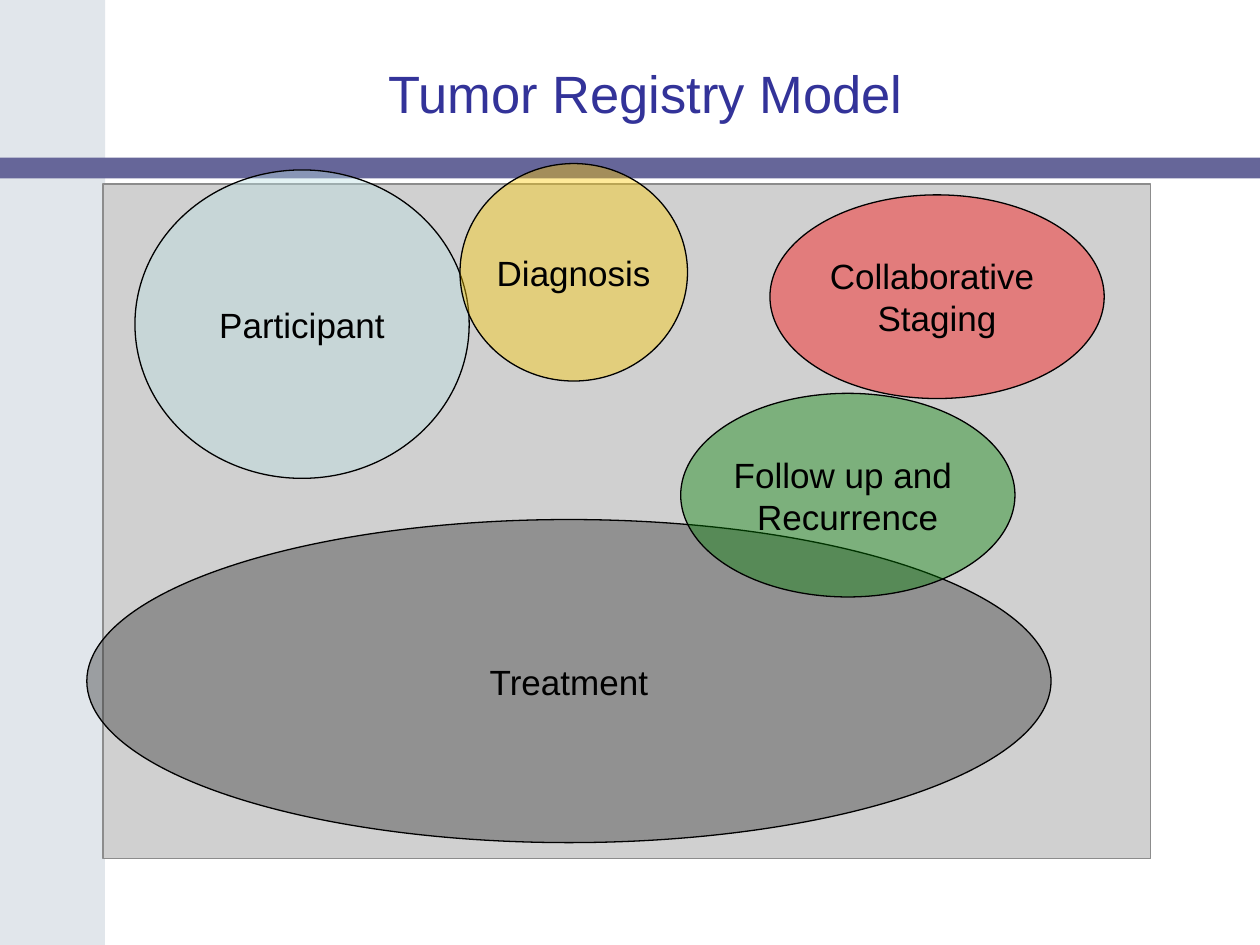
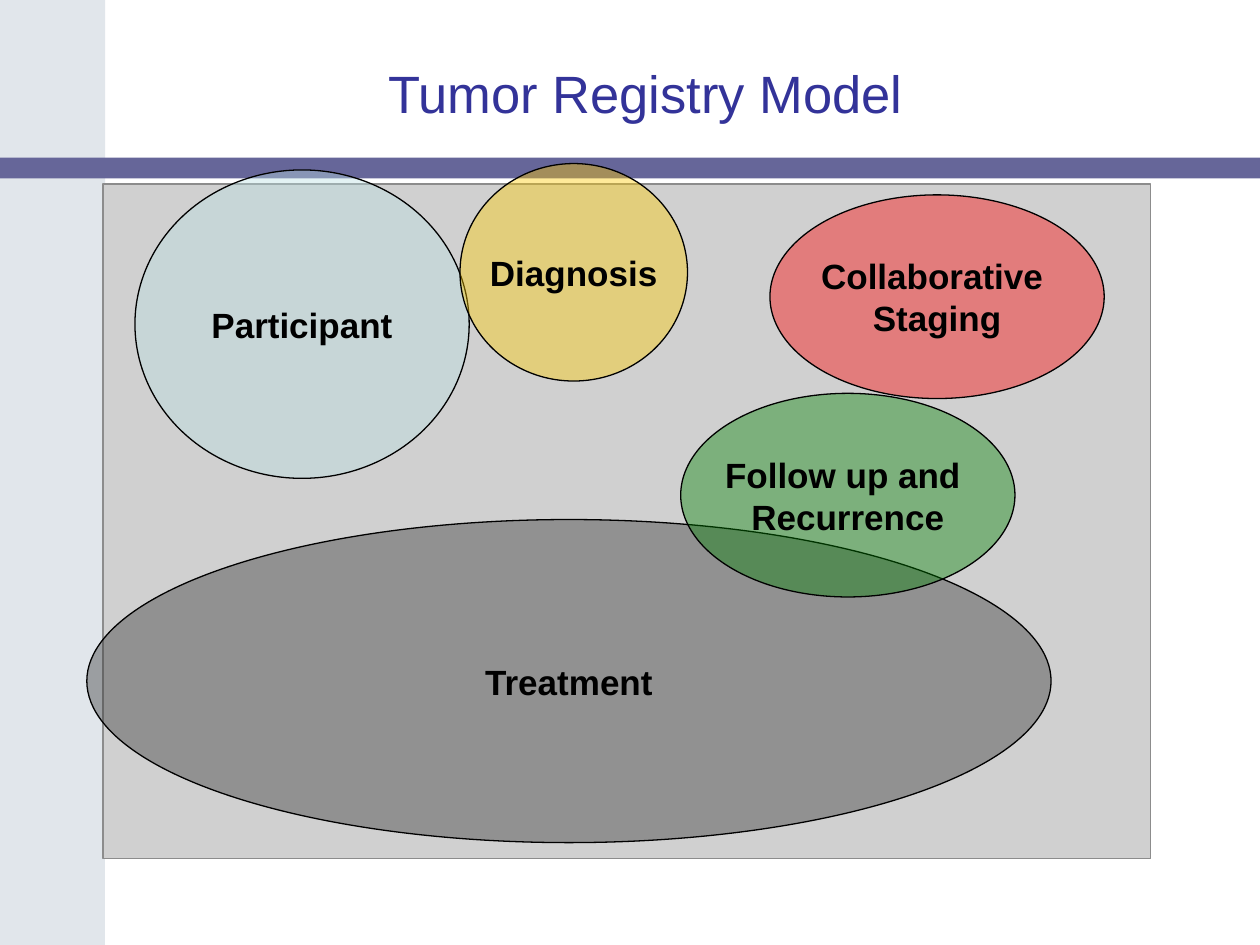
Before and after one commit to NCIP/catrip, a slide deck: slide 13 of catrip/documentation/presentations/catrip_beta_demo_2006_11_01/catrip_demo_2006_11_01.ppt. Drawn at 1260x945 pixels with LibreOffice and Linux fonts; fonts in the diff are those of the drawing; grey boxes stand for pictures; background and template pictures are left out. Boxes give left, top, right and bottom in pixels: in the first picture for what was removed or moved away, otherwise in the second. Text is boxed around its words. In the diff, an @@ line names an element or a change of style, - is before the commit and + after.

```diff
--- a/catrip/documentation/presentations/catrip_beta_demo_2006_11_01/catrip_demo_2006_11_01.ppt
+++ b/catrip/documentation/presentations/catrip_beta_demo_2006_11_01/catrip_demo_2006_11_01.ppt
@@ bold on in 5 elements at [135,170,469,479], [460,164,688,382], [87,519,1051,842], [680,393,1014,597], [770,195,1104,399] @@
```
Also in this commit, not shown: 1 other slide changed.
